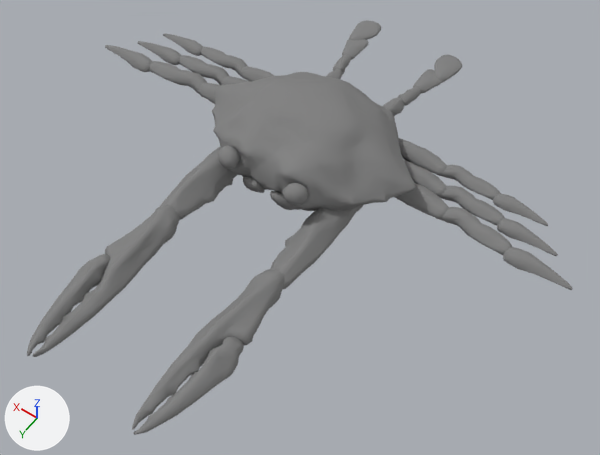
What one commit did to the COLLADA model Meshes/Crab/Import/Crab_Mesh.dae.
The view is the same before and after, from a camera (50 mm lens) standing at (-0.31, 0.453, 0.588) and looking at (-0.04, 0.075, -0.005). Every picture has the same lights, and +X, +Y and +Z are marked at lower left. Where no turn or scale is listed for an object, it has been applied to the vertices.
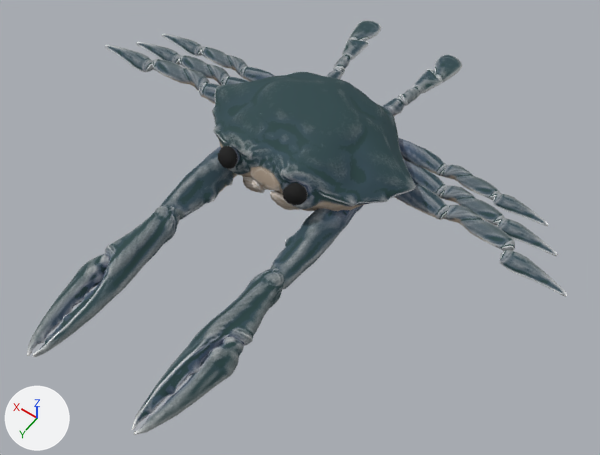
Boxes [x1, y1, x2, y2] around the edits, measured in the pictures (600 x 455 px):
'Crab_Body', surface changed (grey to cyan): [212, 72, 416, 211] in both
'Claw_Low', surface changed: [132, 269, 284, 429] in both
'Claw_R', surface changed: [32, 205, 180, 357] in both
'Arm_L', surface changed (grey to blue): [270, 205, 363, 289] in both
'Pincer_Low', surface changed: [133, 337, 244, 435] in both
'Arm_R', surface changed (grey to blue): [160, 146, 237, 220] in both
'Pincer_R', surface changed: [27, 254, 110, 356] in both
'Leg_L_1_Mid_ncl1_2', surface changed, moved, turned: before [441, 207, 512, 255]; after [444, 205, 515, 251]
'Leg_L_1_tip_ncl1_2', surface changed, moved, turned: before [503, 247, 573, 290]; after [500, 250, 567, 297]
'Leg_L_1_Mid_ncl1_1', surface changed: [440, 186, 505, 225] in both
'Leg_R_1_Mid', surface changed, moved, turned: before [149, 61, 207, 94]; after [152, 59, 209, 91]
'Leg_L_1', surface changed (grey to blue): [395, 183, 449, 220] in both
'Leg_L_3', surface changed (grey to blue): [398, 138, 447, 176] in both
'Leg_L_1_Mid', surface changed: [440, 165, 500, 200] in both
'Leg_L_1_tip_ncl1_1', surface changed: [497, 218, 558, 256] in both
'Leg_R_1_Mid_ncl1_1', surface changed: [179, 55, 229, 85] in both
'Leg_L_2', surface changed (grey to blue): [404, 159, 447, 197] in both
'Leg_L_1_tip', surface changed: [493, 193, 548, 226] in both
'Leg_R_1_tip', surface changed, moved, turned: [105, 45, 153, 72] in both
'Leg_R_1_Mid_ncl1_2', surface changed: [201, 47, 248, 76] in both
'Swimmer_L_End', surface changed (grey to cyan): [434, 54, 462, 83] in both
'Leg_R_1_tip_ncl1_1', surface changed: [137, 41, 182, 65] in both
'Swimmer_R_End', surface changed (grey to cyan): [349, 20, 381, 40] in both
'Eye_L', surface changed (grey to black): [283, 183, 308, 205] in both
'Leg_R_1_tip_ncl1_2', surface changed: [162, 33, 203, 56] in both
'Eye_R', surface changed (grey to black): [218, 145, 240, 169] in both
'Swimmer_L_3', surface changed: [413, 69, 442, 94] in both
'Swimmer_R_3', surface changed (grey to cyan): [342, 39, 369, 60] in both
'Leg_R_3', surface changed: [240, 66, 274, 81] in both
'Leg_R_1', surface changed: [199, 83, 219, 104] in both
'Mouth_L', surface changed: [270, 191, 300, 210] in both
'Swimmer_L', surface changed: [382, 97, 404, 116] in both
'Mouth_R', surface changed: [243, 176, 265, 193] in both
'Swimmer_R_2', surface changed: [333, 55, 351, 73] in both
'Leg_R_2', surface changed: [222, 76, 250, 85] in both
'Swimmer_R', surface changed: [326, 69, 343, 79] in both

Patch to the scene script:
```diff
--- a/Meshes/Crab/Import/Crab_Mesh.dae.py
+++ b/Meshes/Crab/Import/Crab_Mesh.dae.py
@@ img_crab_c_png @@
+img_crab_c_png = load_image('Crab_C.png', 'Crab_C.png', 1024, 1024, 'sRGB')
@@ mat_crab_mat @@
 mat_crab_mat = principled_material('Crab_MAT')
-mat_crab_mat.base_color = (0.214, 0.214, 0.214)  # grey #7f7f7f
+mat_crab_mat.texture = img_crab_c_png
 mat_crab_mat.roughness = 0.84
@@ ob_leg_l_1_mid_ncl1_2 @@
 ob_leg_l_1_mid_ncl1_2.parent = ob_leg_l_1
-ob_leg_l_1_mid_ncl1_2.location = (0.0, 0.0, 0.0)
+ob_leg_l_1_mid_ncl1_2.location = (-0.000404, 0.00162, 0.0)
+ob_leg_l_1_mid_ncl1_2.rotation_euler = (0.0, 0.0, 0.0317)  # degrees (0, 0, 1.8)
@@ ob_leg_l_1_tip_ncl1_2 @@
 ob_leg_l_1_tip_ncl1_2.parent = ob_leg_l_1_mid_ncl1_2
-ob_leg_l_1_tip_ncl1_2.location = (0.0, 0.0, 0.0)
+ob_leg_l_1_tip_ncl1_2.location = (0.00025, -0.00955, 0.0)
+ob_leg_l_1_tip_ncl1_2.rotation_euler = (0.0, 0.0, -0.0681)  # degrees (0, 0, -3.9)
@@ ob_leg_r_1_mid @@
 ob_leg_r_1_mid.parent = ob_leg_r_1
-ob_leg_r_1_mid.location = (0.0, 0.0, 0.0)
+ob_leg_r_1_mid.location = (0.000336, 0.0014, 0.0)
+ob_leg_r_1_mid.rotation_euler = (0.0, 0.0, -0.0276)  # degrees (0, 0, -1.6)
```
